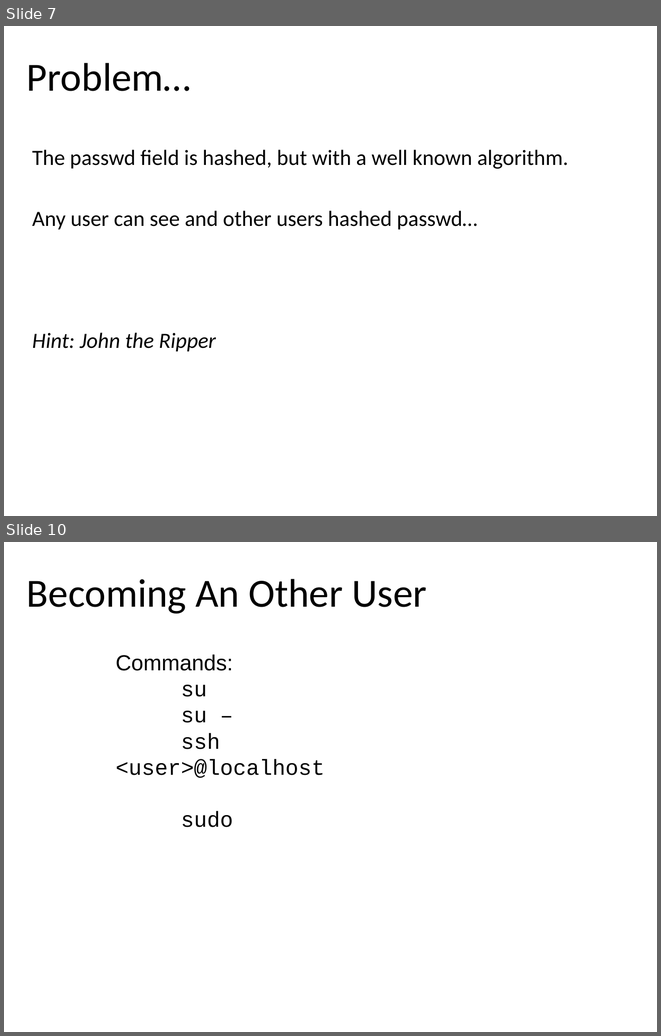
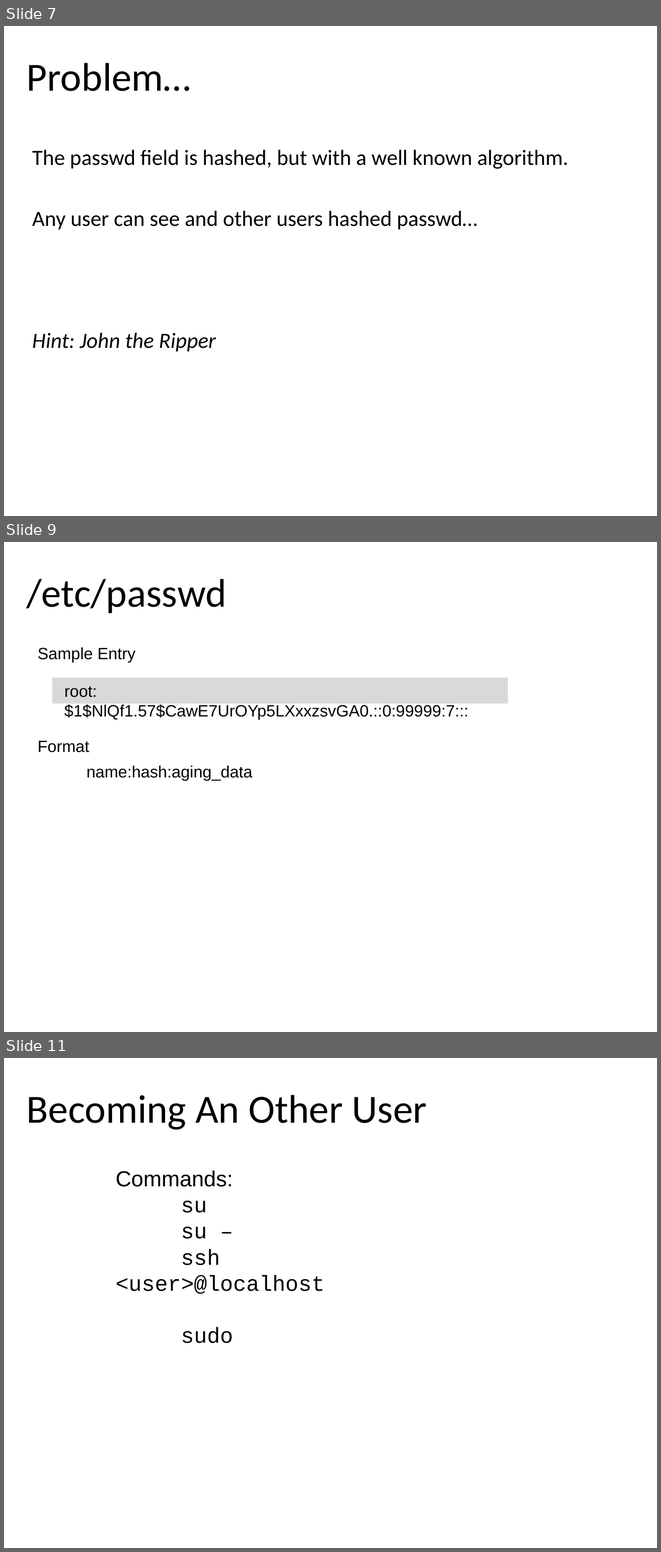
Before and after one commit to profjamesmohawk/LinAdmin, a slide deck: UsersAndGroups/UsersAndGroups.odp. Shown one above the other, each under a label of ours: slides 7 and 10 before the commit, slides 7, 9 and 11 after it; the slides between them are not shown. The pictures are 661x1036 and 661x1552 pixels, drawn with LibreOffice and Linux fonts; fonts in the diff are those of the drawing; background and template pictures are left out. Boxes give left, top, right and bottom in pixels: in the first picture for what was removed or moved away, otherwise in the second. Text is boxed around its words. In the diff, an @@ line names an element or a change of style, - is before the commit and + after.

```diff
--- a/UsersAndGroups/UsersAndGroups.odp
+++ b/UsersAndGroups/UsersAndGroups.odp
@@ slide 9 added at bbox=[4, 542, 657, 1032], background #FFFFFF @@
@@ title added at bbox=[27, 579, 227, 613], 44 pt, text #000000 @@
+/etc/passwd
@@ text added at bbox=[37, 647, 135, 662], 18 pt, text #000000 @@
+Sample Entry
@@ rectangle added at bbox=[52, 677, 508, 703], fill #D9D9D9 @@
@@ text added at bbox=[64, 686, 468, 719], 18 pt, text #000000 @@
+root:$1$NlQf1.57$CawE7UrOYp5LXxxzsvGA0.::0:99999:7:::
@@ text added at bbox=[37, 740, 89, 752], 18 pt, text #000000 @@
+Format
@@ text added at bbox=[87, 765, 253, 780], 18 pt, text #000000 @@
+name:hash:aging_data
@@ what was slide 10 is now slide 11 @@
```
Also in this commit, not shown: 1 slide changed, 1 other slide added, 1 slide removed, 3 other files.
